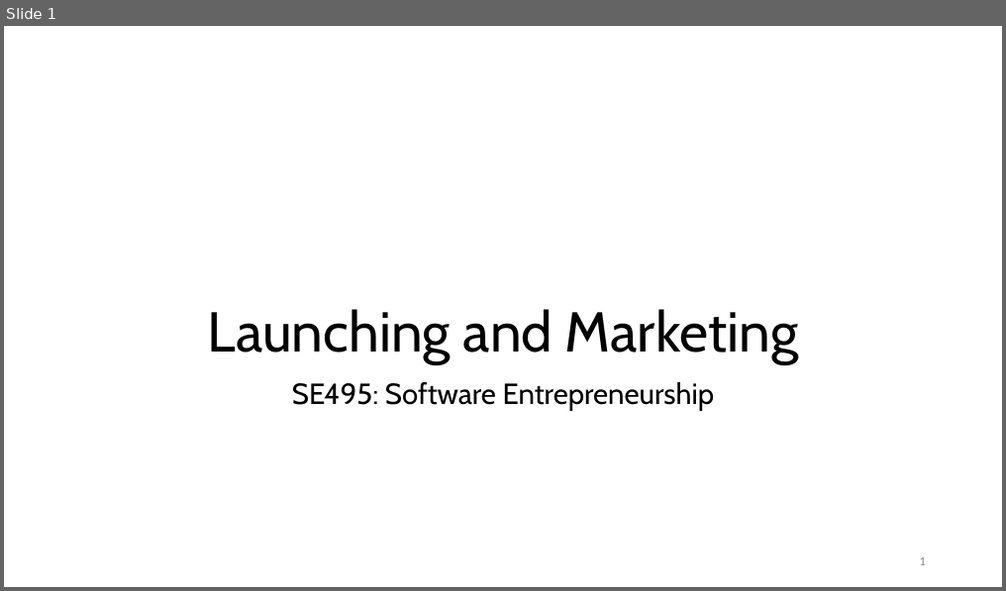
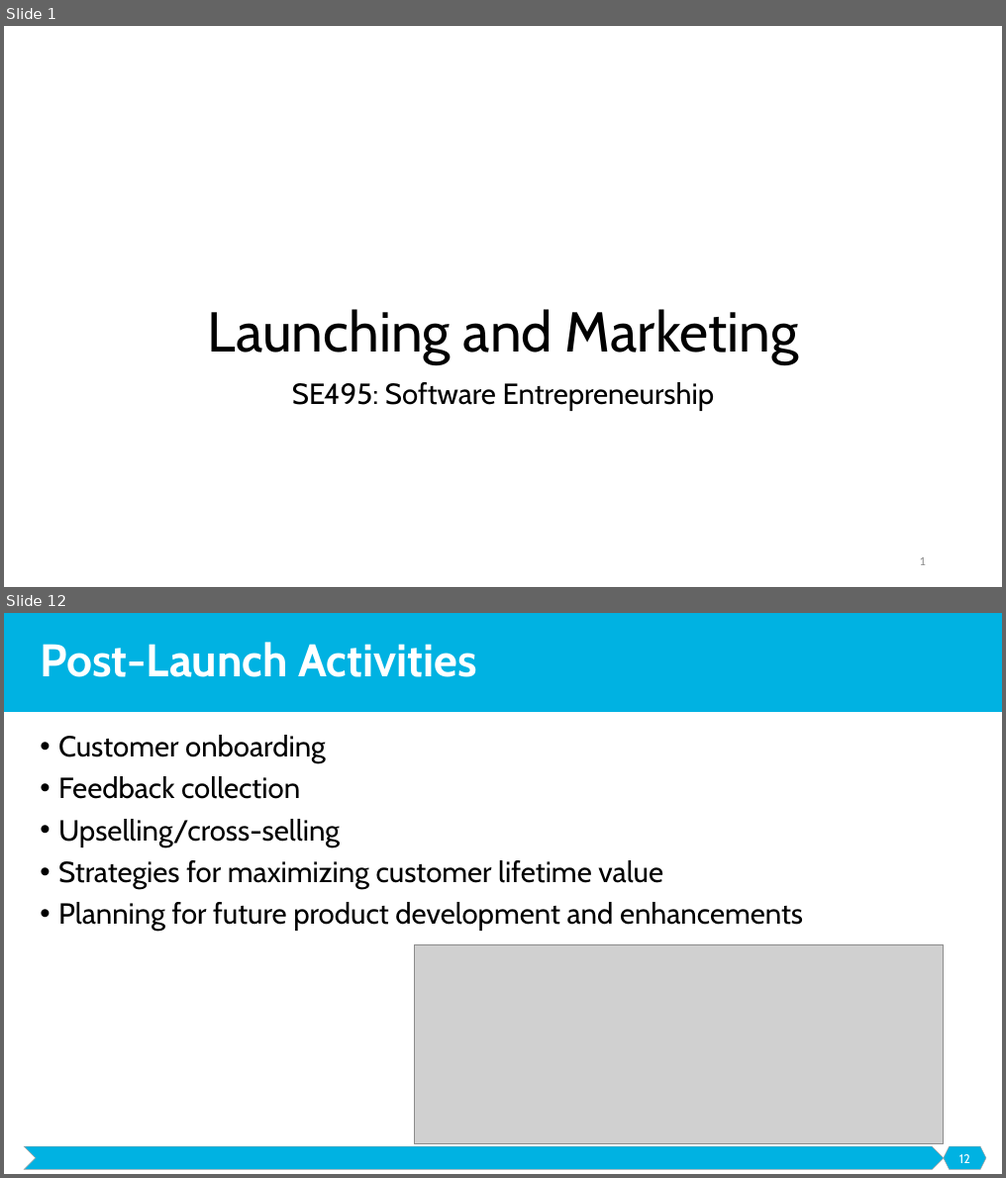
Before and after one commit to malenezi/malenezi, a slide deck: SE495/Lectures/6-Launching and Marketing/Launching and Marketing.pptx. Shown one above the other, each under a label of ours: slide 1 before the commit, slides 1 and 12 after it; the slides between them are not shown. The pictures are 1006x591 and 1006x1178 pixels, drawn with LibreOffice and Linux fonts; fonts in the diff are those of the drawing; grey boxes stand for pictures; background and template pictures are left out. Boxes give left, top, right and bottom in pixels: in the first picture for what was removed or moved away, otherwise in the second. Text is boxed around its words. In the diff, an @@ line names an element or a change of style, - is before the commit and + after.

```diff
--- a/SE495/Lectures/6-Launching and Marketing/Launching and Marketing.pptx
+++ b/SE495/Lectures/6-Launching and Marketing/Launching and Marketing.pptx
@@ slide 12 added at <box>4,613,1002,1174</box>, background #FFFFFF @@
@@ rectangle added at <box>4,613,1002,712</box>, fill #00B2E2 @@
@@ title added at <box>40,642,476,677</box>, 44 pt, text #FFFFFF, bold @@
+Post-Launch Activities
@@ text added at <box>58,735,803,931</box>, 28 pt, text #000000 @@
+• Customer onboarding
+• Feedback collection
+• Upselling/cross-selling
+• Strategies for maximizing customer lifetime value
+• Planning for future product development and enhancements
@@ picture added at <box>414,945,944,1145</box> @@
@@ chevron added at <box>24,1147,944,1170</box>, fill #00B2E2, outline #A5A5A5 0.5 pt @@
@@ hexagon added at <box>944,1147,986,1170</box>, fill #00B2E2, outline #A5A5A5 0.5 pt @@
@@ page number added at <box>959,1155,970,1163</box>, 12 pt, text #FFFFFF @@
+12
```
Also in this commit, not shown: 1 slide changed, 39 other slides added, 2 slides removed.
